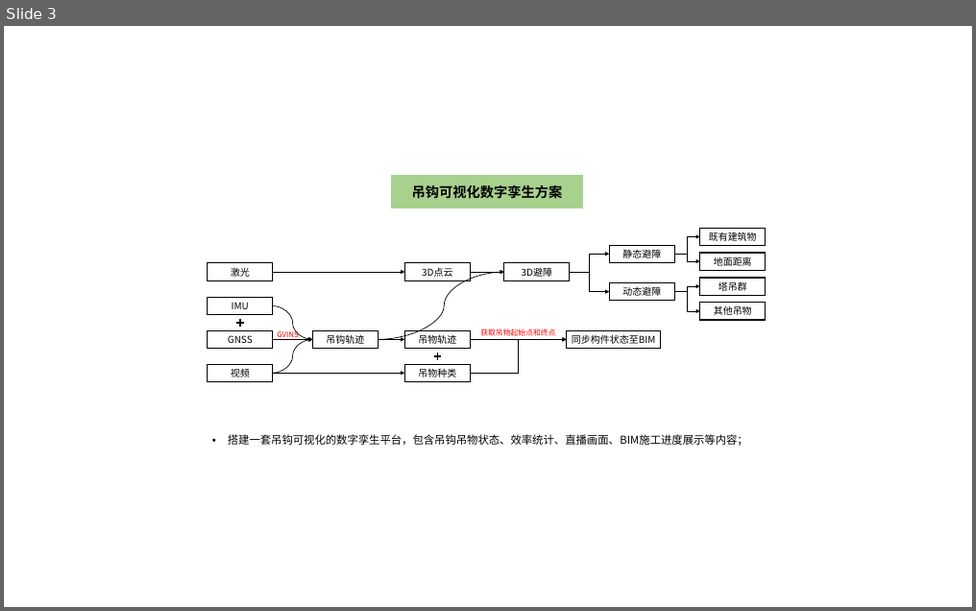
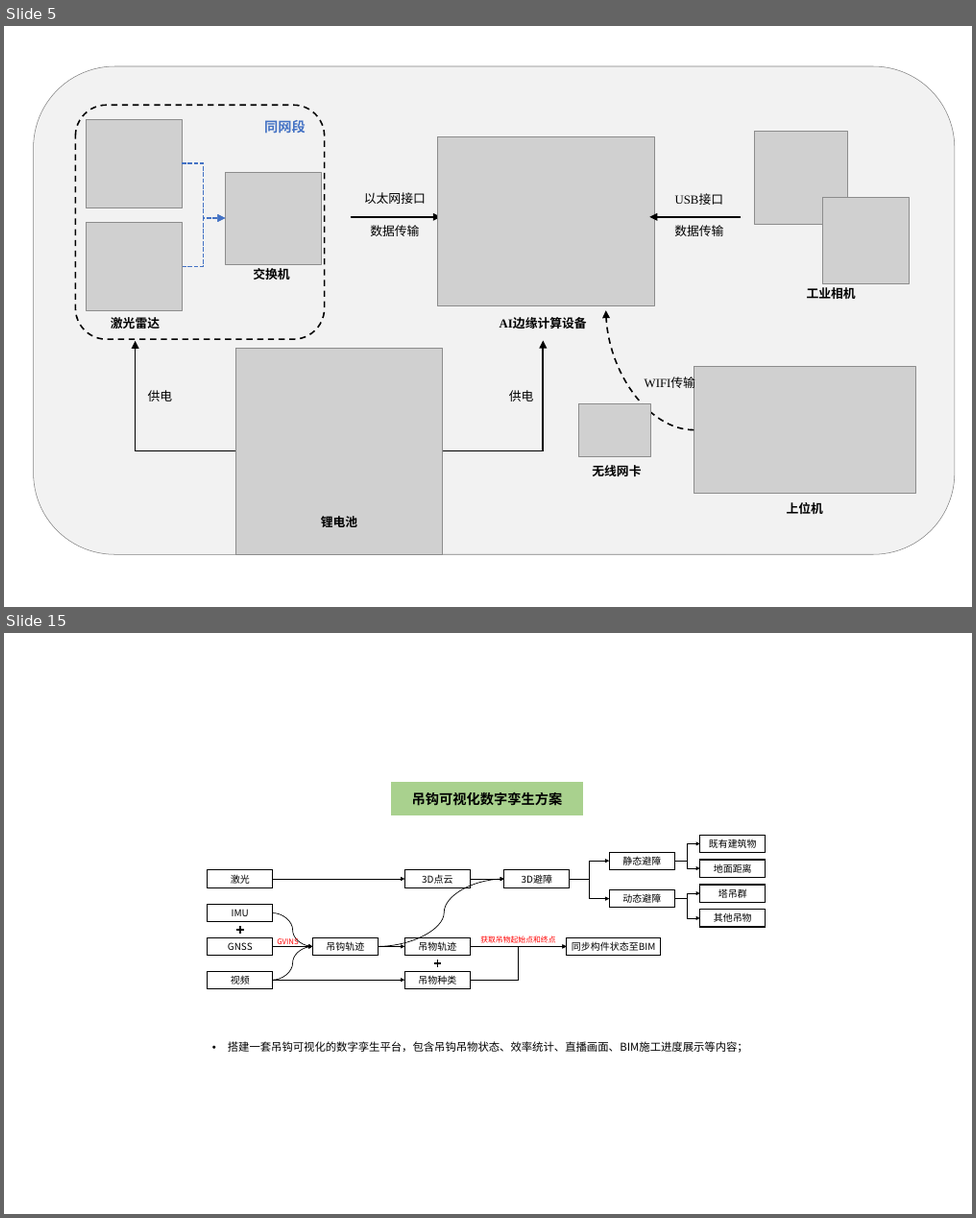
Before and after one commit to 1111224cyfff/graduation-thesis, a slide deck: figures/素材/论文终稿配图.pptx. Shown one above the other, each under a label of ours: slide 3 before the commit, slides 5 and 15 after it; the slides between them are not shown. The pictures are 976x611 and 976x1218 pixels, drawn with LibreOffice and Linux fonts; fonts in the diff are those of the drawing; grey boxes stand for pictures. Boxes give left, top, right and bottom in pixels: in the first picture for what was removed or moved away, otherwise in the second. Text is boxed around its words. In the diff, an @@ line names an element or a change of style, - is before the commit and + after.

```diff
--- a/figures/素材/论文终稿配图.pptx
+++ b/figures/素材/论文终稿配图.pptx
@@ slide 5 added at [4,26,972,607], background #FFFFFF @@
@@ rounded rectangle added at [34,66,954,554], fill #F2F2F2, outline #808080 0.75 pt @@
@@ rounded rectangle added at [75,105,324,339], outline #000000 2.25 pt dashed @@
@@ picture added at [86,119,182,207] @@
@@ text added at [264,120,305,133], 20 pt, text #4472C4, bold @@
+同网段
@@ picture added at [438,136,654,305] @@
@@ picture added at [754,131,847,225] @@
@@ elbow arrow added from (182, 163) to (225, 218), #4472C4 2.25 pt dashed @@
@@ picture added at [225,172,321,264] @@
@@ text added at [364,192,425,204], 18 pt, text #000000 @@
+以太网接口
@@ text added at [675,194,723,205], 18 pt, text #000000 @@
+USB接口
@@ picture added at [822,197,908,283] @@
@@ picture added at [86,223,182,310] @@
@@ elbow arrow added from (182, 266) to (225, 218), #4472C4 2.25 pt dashed @@
@@ arrow added from (350, 217) to (441, 217), #000000 2.25 pt @@
@@ text added at [370,225,419,236], 18 pt, text #000000 @@
+数据传输
@@ arrow added from (739, 217) to (649, 217), #000000 2.25 pt @@
@@ text added at [674,225,723,236], 18 pt, text #000000 @@
+数据传输
@@ text added at [253,268,289,279], 18 pt, text #000000, bold @@
+交换机
@@ curved arrow added from (693, 429) to (606, 310), #000000 2.25 pt dashed @@
@@ text added at [807,287,856,299], 18 pt, text #000000, bold @@
+工业相机
@@ text added at [111,317,160,328], 18 pt, text #000000, bold @@
+激光雷达
@@ elbow arrow added from (236, 450) to (136, 341), #000000 2.25 pt @@
@@ elbow arrow added from (443, 450) to (543, 340), #000000 2.25 pt @@
@@ text added at [499,318,587,330], 18 pt, text #000000, bold @@
+AI边缘计算设备
@@ picture added at [236,348,443,554] @@
@@ picture added at [693,366,915,493] @@
@@ text added at [148,390,173,401], 18 pt, text #000000 @@
+供电
@@ text added at [509,390,534,401], 18 pt, text #000000 @@
+供电
@@ text added at [644,377,695,390], 18 pt, text #000000 @@
+WIFI传输
@@ picture added at [579,403,650,456] @@
@@ text added at [592,465,640,476], 18 pt, text #000000, bold @@
+无线网卡
@@ text added at [786,502,823,514], 18 pt, text #000000, bold @@
+上位机
@@ text added at [321,516,357,527], 18 pt, text #000000, bold @@
+锂电池
@@ what was slide 3 is now slide 15 @@
```
Also in this commit, not shown: 13 other slides added, 9 other files.
